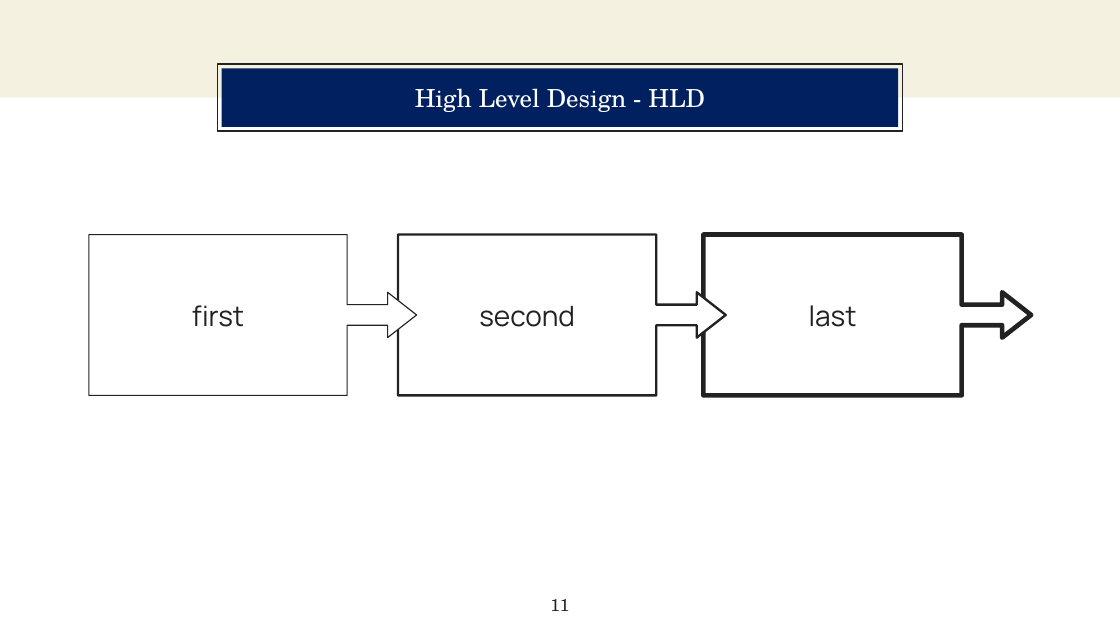
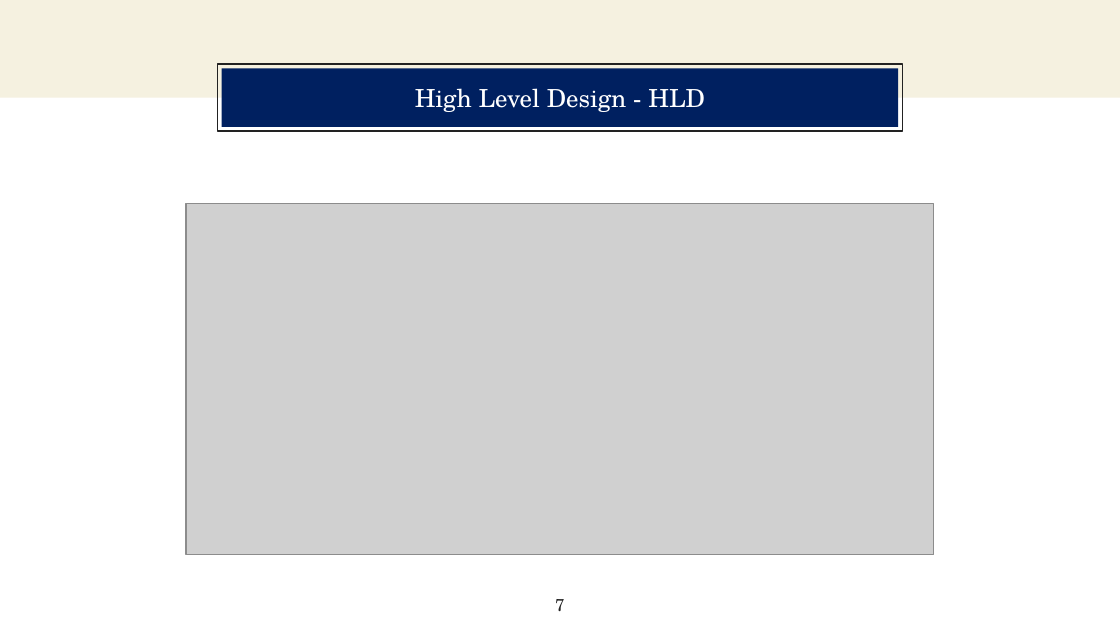
Before and after one commit to KaioZaniboni/Projeto-Individual, a slide deck: slide 7 of pptx/NósTreidamos.pptx (slide 11 before the commit). Drawn at 1120x630 pixels with LibreOffice and Linux fonts; fonts in the diff are those of the drawing; grey boxes stand for pictures. Boxes give left, top, right and bottom in pixels: in the first picture for what was removed or moved away, otherwise in the second. Text is boxed around its words. In the diff, an @@ line names an element or a change of style, - is before the commit and + after.

```diff
--- a/pptx/NósTreidamos.pptx
+++ b/pptx/NósTreidamos.pptx
@@ picture added at bbox=[186, 204, 934, 556] @@
@@ right arrow callout removed at bbox=[88, 234, 417, 395] @@
-first
@@ right arrow callout removed at bbox=[398, 234, 726, 395] @@
-second
@@ right arrow callout removed at bbox=[703, 234, 1032, 395] @@
-last
@@ page number at bbox=[555, 599, 565, 611]: text changed @@
-11
+7
```
Also in this commit, not shown: 2 other slides changed, 2 slides added, 2 slides removed, 5 other files.
